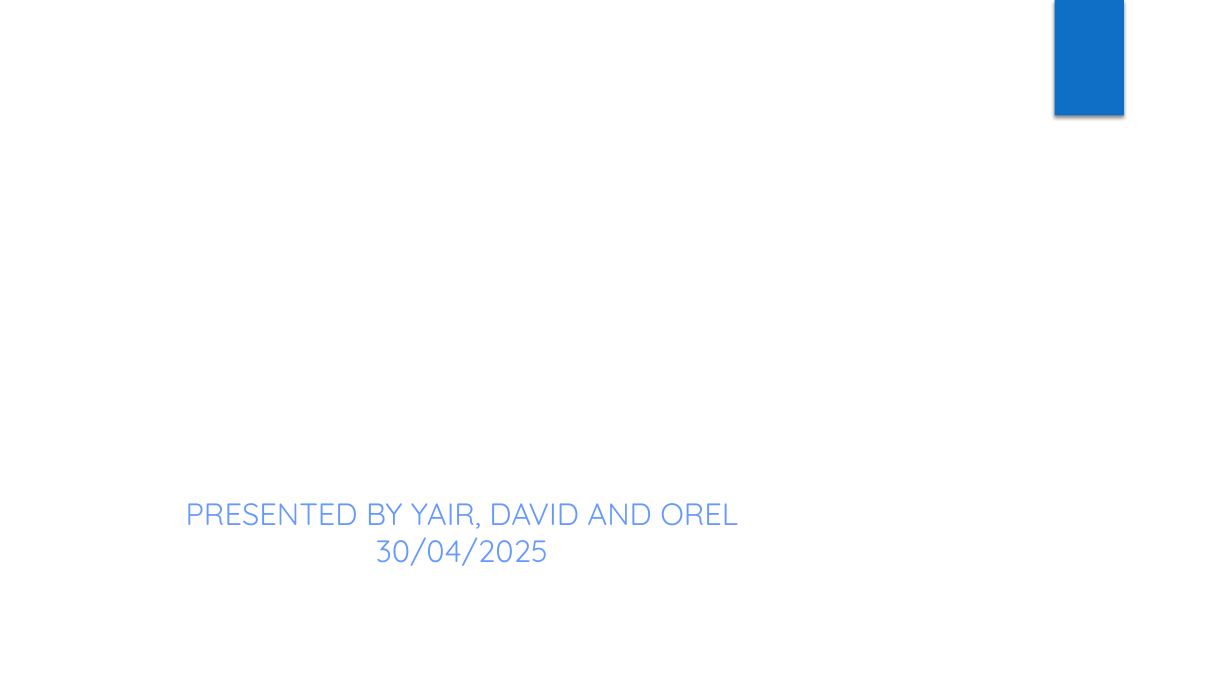
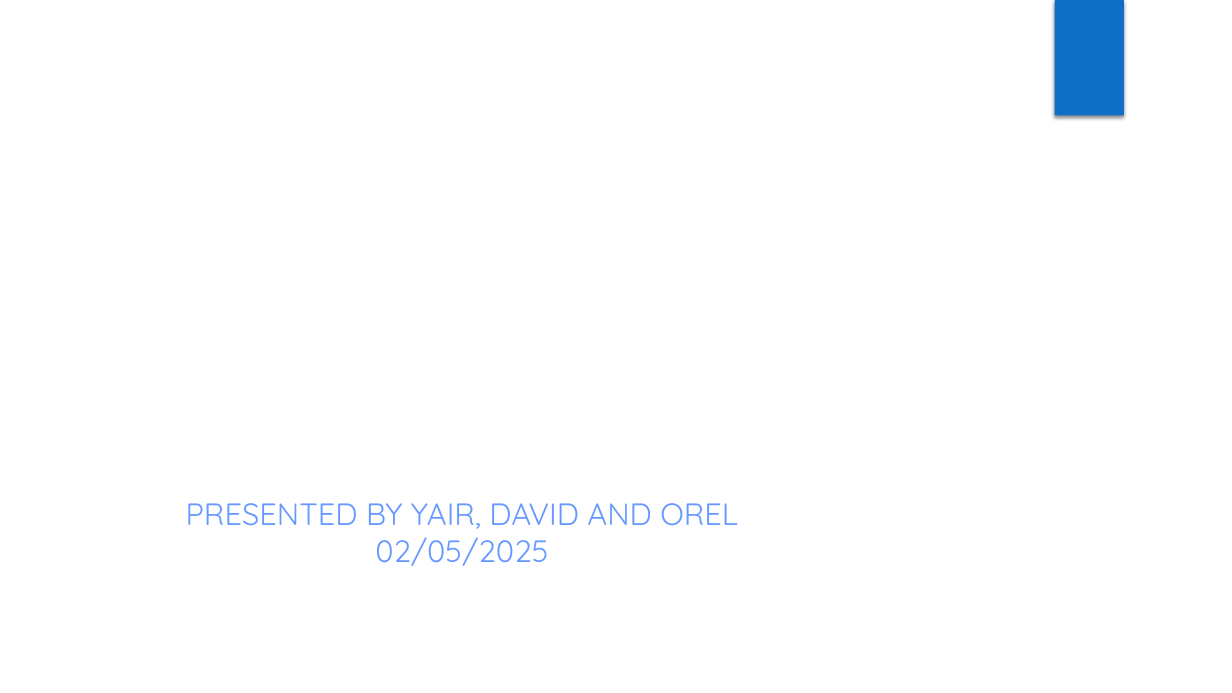
Before and after one commit to yairbaryosef/FinalProject, a slide deck: slide 1 of Presentation/UpdatePre/design/Stock_Financial_Analysis_Final_With_PctChangeChart.pptx. Drawn at 1232x693 pixels with LibreOffice and Linux fonts; fonts in the diff are those of the drawing; background and template pictures are left out. Boxes give left, top, right and bottom in pixels: in the first picture for what was removed or moved away, otherwise in the second. Text is boxed around its words. In the diff, an @@ line names an element or a change of style, - is before the commit and + after.

Commit message:
presentation

```diff
--- a/Presentation/UpdatePre/design/Stock_Financial_Analysis_Final_With_PctChangeChart.pptx
+++ b/Presentation/UpdatePre/design/Stock_Financial_Analysis_Final_With_PctChangeChart.pptx
@@ text at [186, 503, 738, 566]: text changed @@
-PRESENTED BY YAIR, DAVID AND OREL
-30/04/2025
+PRESENTED BY YAIR, DAVID AND OREL
+02/05/2025
```
Also in this commit, not shown: 1 other slide changed, 5 other files.
